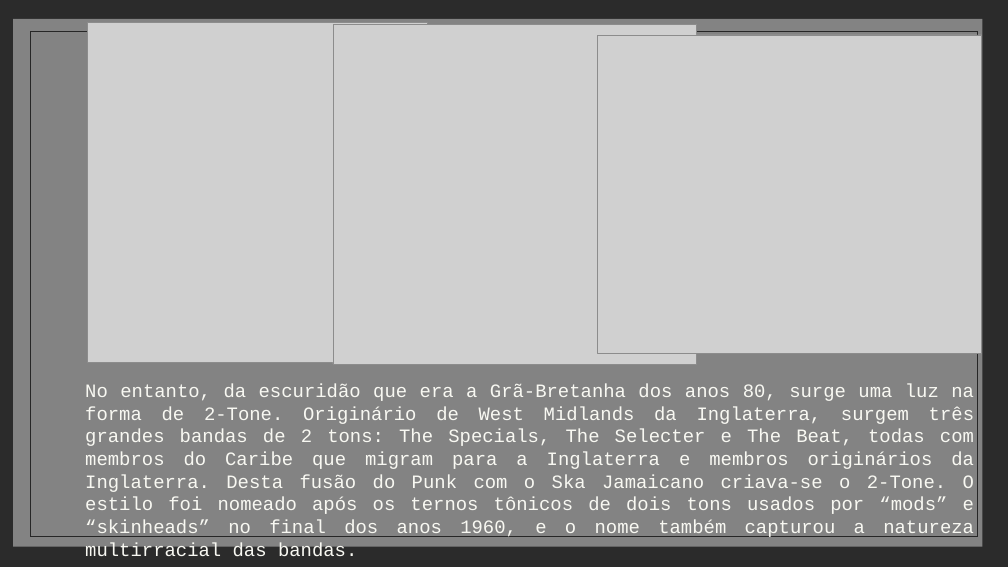
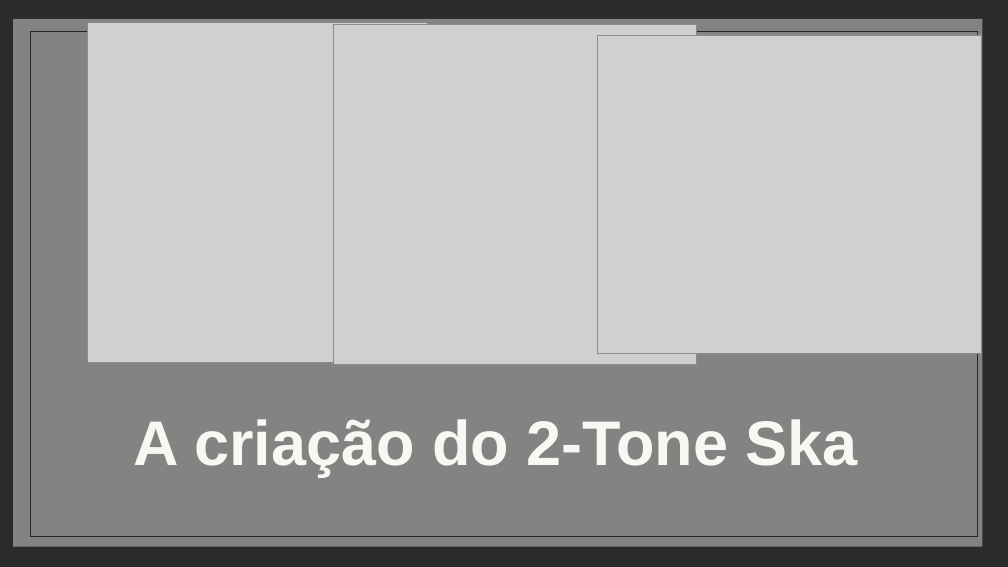
Before and after one commit to william-kokubun/projeto_individual, a slide deck: slide 5 of P.I/A HISTÓRIA DO 2-TONE SKA.pptx (slide 4 before the commit). Drawn at 1008x567 pixels with LibreOffice and Linux fonts; fonts in the diff are those of the drawing; grey boxes stand for pictures; background and template pictures are left out; a plain dark background stands for a picture behind light text. Boxes give left, top, right and bottom in pixels: in the first picture for what was removed or moved away, otherwise in the second. Text is boxed around its words. In the diff, an @@ line names an element or a change of style, - is before the commit and + after.

Commit message:
atualizei o powerpoint para ser mais claro e simplificado

```diff
--- a/P.I/A HISTÓRIA DO 2-TONE SKA.pptx
+++ b/P.I/A HISTÓRIA DO 2-TONE SKA.pptx
@@ text at box(133, 419, 858, 477): text changed; size 18 to 60 pt; font Courier New to Arial; bold on @@
-No entanto, da escuridão que era a Grã-Bretanha dos anos 80, surge uma luz na forma de 2-Tone. Originário de West Midlands da Inglaterra, surgem três grandes bandas de 2 tons: The Specials, The Selecter e The Beat, todas com membros do Caribe que migram para a Inglaterra e membros originários da Inglaterra. Desta fusão do Punk com o Ska Jamaicano criava-se o 2-Tone. O estilo foi nomeado após os ternos tônicos de dois tons usados por “mods” e “skinheads” no final dos anos 1960, e o nome também capturou a natureza multirracial das bandas.
+A criação do 2-Tone Ska
```
Also in this commit, not shown: 1 other slide changed, 8 slides added, 3 slides removed.
